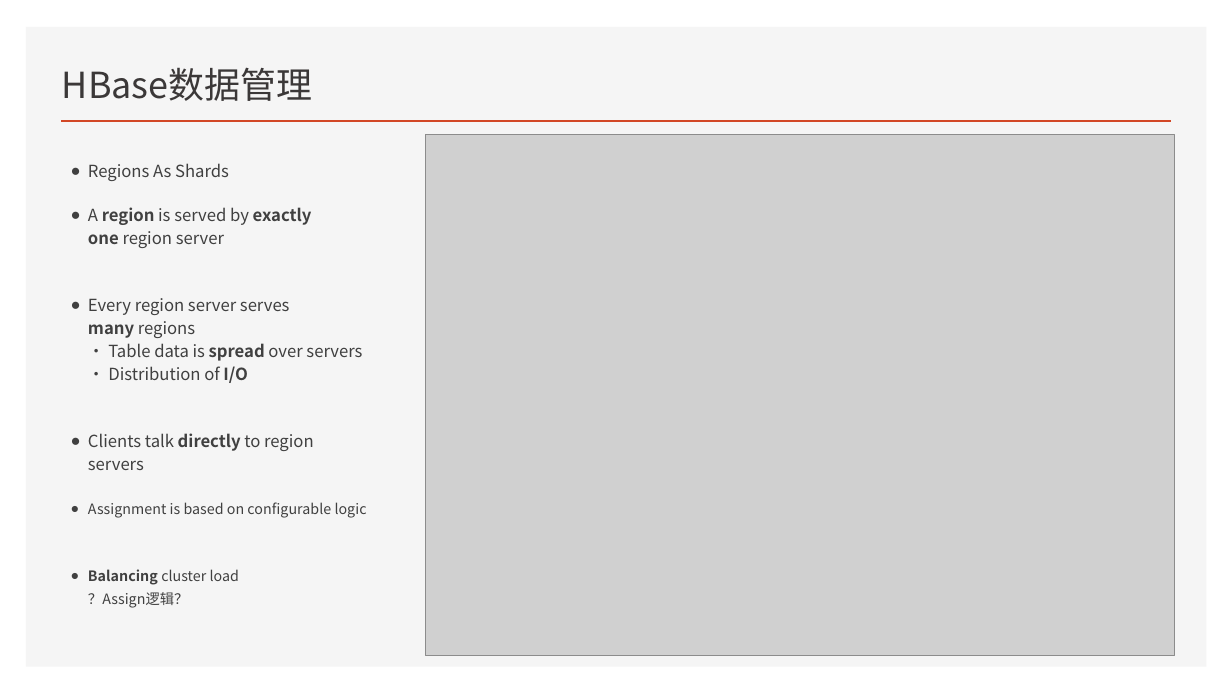
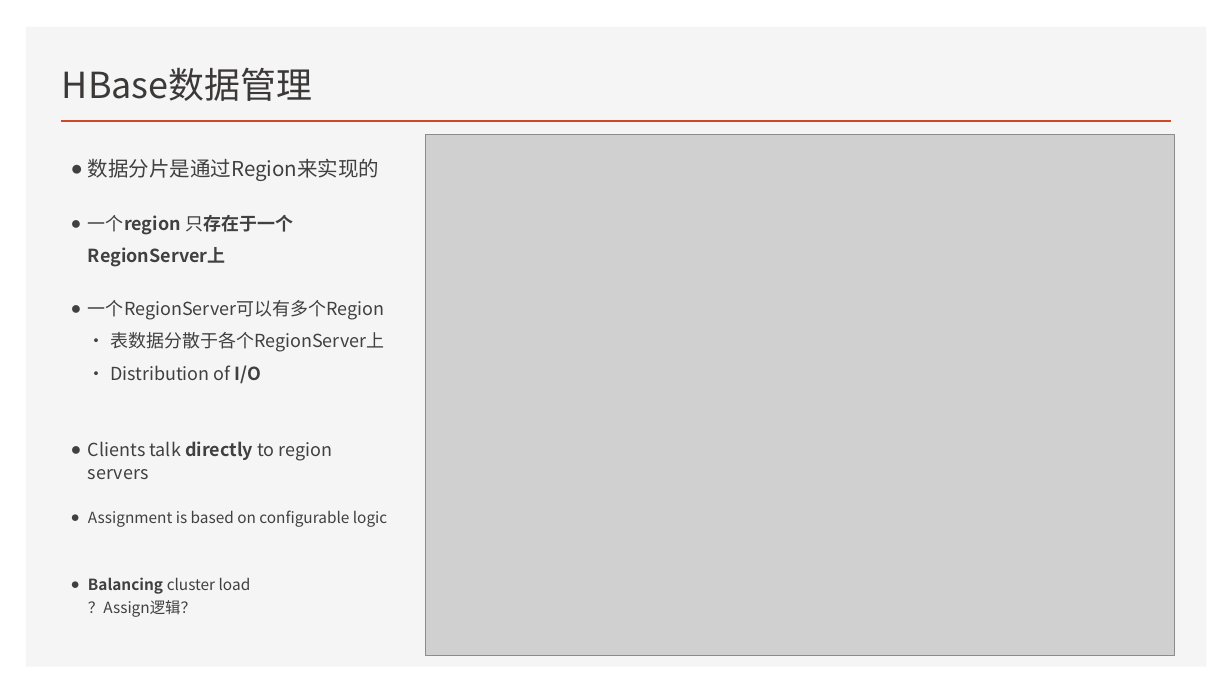
Before and after one commit to Zhangwusheng/Zhangwusheng.github.io, a slide deck: slide 7 of _posts/Hbase基本原理副本.pptx. Drawn at 1232x693 pixels with LibreOffice and Linux fonts; fonts in the diff are those of the drawing; grey boxes stand for pictures. Boxes give left, top, right and bottom in pixels: in the first picture for what was removed or moved away, otherwise in the second. Text is boxed around its words. In the diff, an @@ line names an element or a change of style, - is before the commit and + after.

```diff
--- a/_posts/Hbase基本原理副本.pptx
+++ b/_posts/Hbase基本原理副本.pptx
@@ text at bbox=[88, 158, 385, 384]: text changed; size 12.9 to 14 pt @@
-● Regions As Shards
-● A region is served by exactly
-  one region server
-● Every region server serves
-  many regions
-  • Table data is spread over servers
-  • Distribution of I/O
+● 数据分片是通过Region来实现的
+● 一个region 只存在于一个RegionServer上
+● 一个RegionServer可以有多个Region
+  • 表数据分散于各个RegionServer上
+  • Distribution of I/O
@@ text at bbox=[88, 441, 387, 617]: size 12.9 to 14 pt in "Clients talk directly to region servers"; size 11.1 to 12 pt in "Assignment is based on configurable logic", "Balancing cluster load ？Assign逻辑？" @@
```
Also in this commit, not shown: 4 other slides changed, 4 other files.
